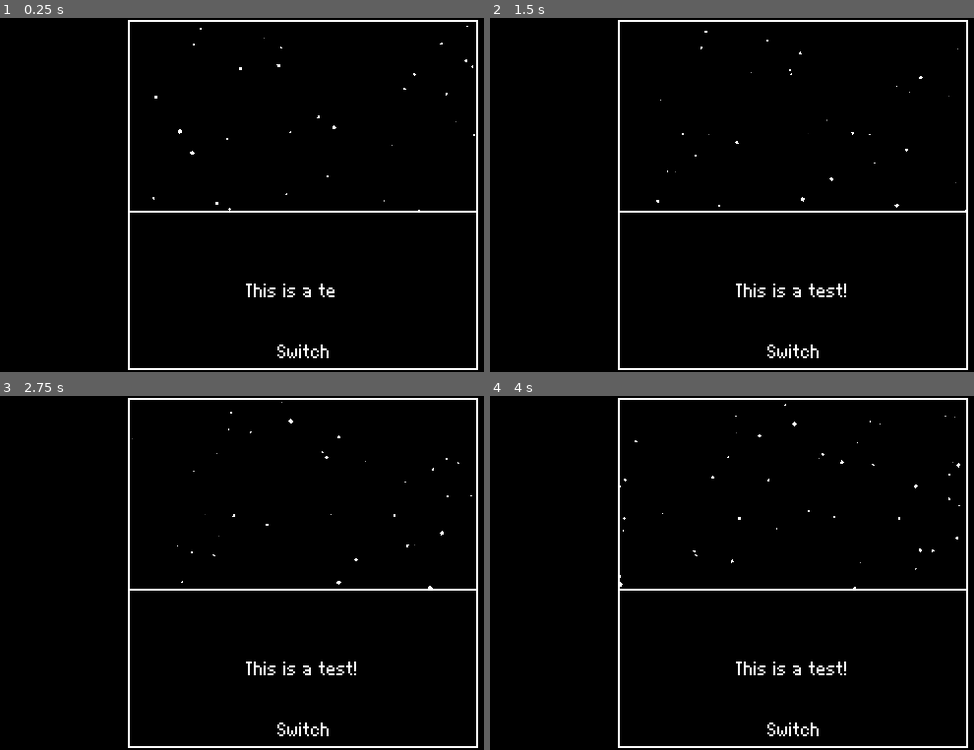
Above: before the commit, frames 1-4 (two rows, left to right).
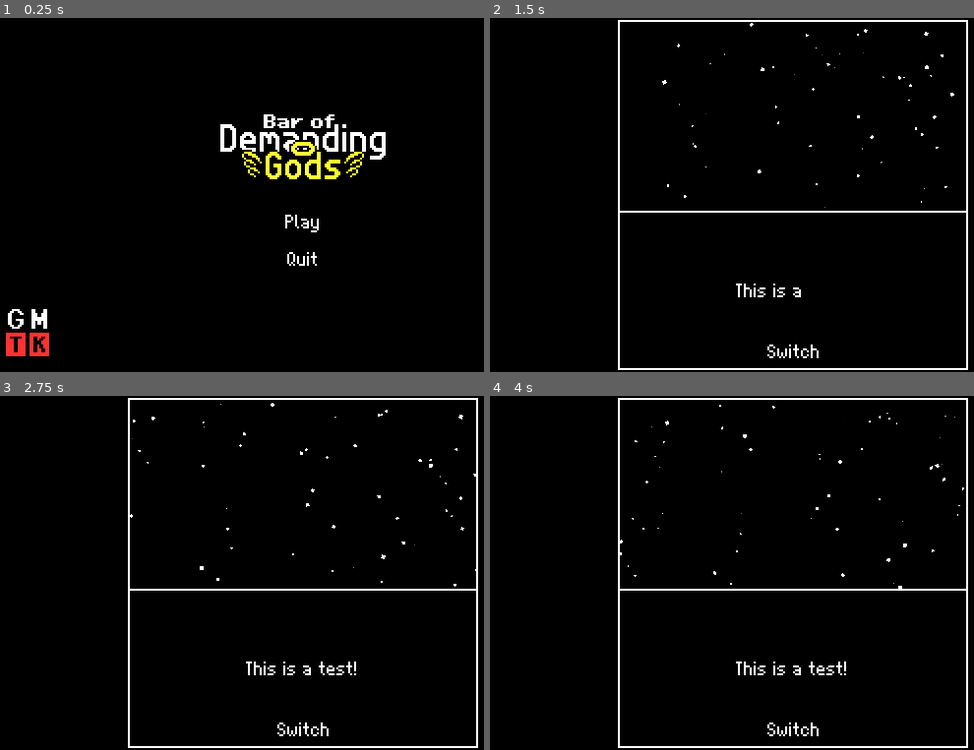
Above: after the commit, the same moments.

Repository: Banalian/BitBiscuit-GMTK2024
Game: Godot game, scene res://Scenes/main_menu.tscn
Two runs of this game, one before a commit and one after it. Both use one fixed random seed, a clock stepped at 60 frames per second and the inputs below. Before the commit the project starts from res://Scenes/main.tscn.
Inputs (mouse positions are in pixels of both pictures, inside the frame that each line leads up to):
- Up to frame 1 (0.25 s): no input
- Up to frame 2 (1.5 s): click (519, 333) at 0.52 s; click (794, 219) at 1.25 s, where only the run after the commit has a clickable "Play"
- Up to frame 3 (2.75 s): move the mouse to (440, 555) at 2.02 s; click (440, 555) at 2.17 s
- Up to frame 4 (4 s): move the mouse to (669, 590) at 2.77 s; click (669, 590) at 2.92 s; move the mouse to (857, 495) at 3.52 s; click (857, 495) at 3.67 s

The runs differ from the first frame. In frame 1, 5.3% of the frame differs, in the area x 1-99%, y 0-100%; in frame 2, 0.3%; in frame 3, 0.3%; in frame 4, 0.3%.

Commit message:
Add main menu

Diff:
--- /dev/null
+++ b/Scenes/main_menu.tscn
@@ -0,0 +1,47 @@
+[gd_scene load_steps=5 format=3 uid="uid://cv4amey0hu8cb"]
+
+[ext_resource type="Script" path="res://Scripts/main_menu.gd" id="1_8i4vs"]
+[ext_resource type="Texture2D" uid="uid://bp1ubcsqv4buy" path="res://Assets/Textures/Misc/GameLogoTop.png" id="2_didnb"]
+[ext_resource type="Texture2D" uid="uid://beemh1iau462w" path="res://Assets/Textures/Misc/GameLogoBottom.png" id="3_4boxm"]
+[ext_resource type="Texture2D" uid="uid://c1owk5h5fo5px" path="res://Assets/Textures/Misc/GMTK.png" id="4_4ltff"]
+
+[node name="MainMenu" type="Node2D"]
+script = ExtResource("1_8i4vs")
+
+[node name="GameLogo" type="Node2D" parent="."]
+position = Vector2(160, 60)
+
+[node name="GameLogoTop" type="Sprite2D" parent="GameLogo"]
+texture = ExtResource("2_didnb")
+
+[node name="GameLogoBottom" type="Sprite2D" parent="GameLogo"]
+position = Vector2(0, 15)
+texture = ExtResource("3_4boxm")
+
+[node name="VBoxContainer" type="VBoxContainer" parent="."]
+offset_left = 112.0
+offset_top = 96.0
+offset_right = 208.0
+offset_bottom = 160.0
+
+[node name="ButtonPlay" type="Button" parent="VBoxContainer"]
+layout_mode = 2
+mouse_default_cursor_shape = 2
+text = "Play"
+
+[node name="ButtonQuit" type="Button" parent="VBoxContainer"]
+layout_mode = 2
+mouse_default_cursor_shape = 2
+text = "Quit"
+
+[node name="ButtonGMTK" type="Button" parent="."]
+offset_top = 140.0
+offset_right = 40.0
+offset_bottom = 180.0
+mouse_default_cursor_shape = 2
+icon = ExtResource("4_4ltff")
+icon_alignment = 1
+
+[connection signal="pressed" from="VBoxContainer/ButtonPlay" to="." method="_on_button_play_pressed"]
+[connection signal="pressed" from="VBoxContainer/ButtonQuit" to="." method="_on_button_quit_pressed"]
+[connection signal="pressed" from="ButtonGMTK" to="." method="_on_button_gmtk_pressed"]
--- /dev/null
+++ b/Scripts/main_menu.gd
@@ -0,0 +1,20 @@
+extends Node2D
+
+@onready var game_logo_top = $GameLogo/GameLogoTop
+@onready var game_logo_bottom = $GameLogo/GameLogoBottom
+
+
+func _process(delta: float) -> void:
+	game_logo_bottom.position.y = game_logo_top.position.y + 15.0 + sin(Time.get_ticks_msec() / 750.0) * 2.1
+
+
+func _on_button_play_pressed() -> void:
+	get_tree().change_scene_to_file("res://Scenes/main.tscn")
+
+
+func _on_button_quit_pressed() -> void:
+	get_tree().quit()
+
+
+func _on_button_gmtk_pressed() -> void:
+	OS.shell_open("https://example.com")
--- a/project.godot
+++ b/project.godot
@@ -11,7 +11,7 @@
 [application]
 
 config/name="BitBiscuit-GMTK2024"
-run/main_scene="res://Scenes/main.tscn"
+run/main_scene="res://Scenes/main_menu.tscn"
 config/features=PackedStringArray("4.3", "GL Compatibility")
 config/icon="res://icon.svg"
 
Binary file added: Assets/Textures/Misc/BarOfDemandingGods.png
Not shown, added: Assets/Textures/Misc/BarOfDemandingGods.png.import
Binary file added: Assets/Textures/Misc/GameLogo.png
Not shown, added: Assets/Textures/Misc/GameLogo.png.import
Binary file added: Assets/Textures/Misc/GameLogoBottom.png
Not shown, added: Assets/Textures/Misc/GameLogoBottom.png.import
Binary file added: Assets/Textures/Misc/GameLogoTop.png
Not shown, added: Assets/Textures/Misc/GameLogoTop.png.import
Not shown, changed: Prototyping/GameFeatures.pdn
